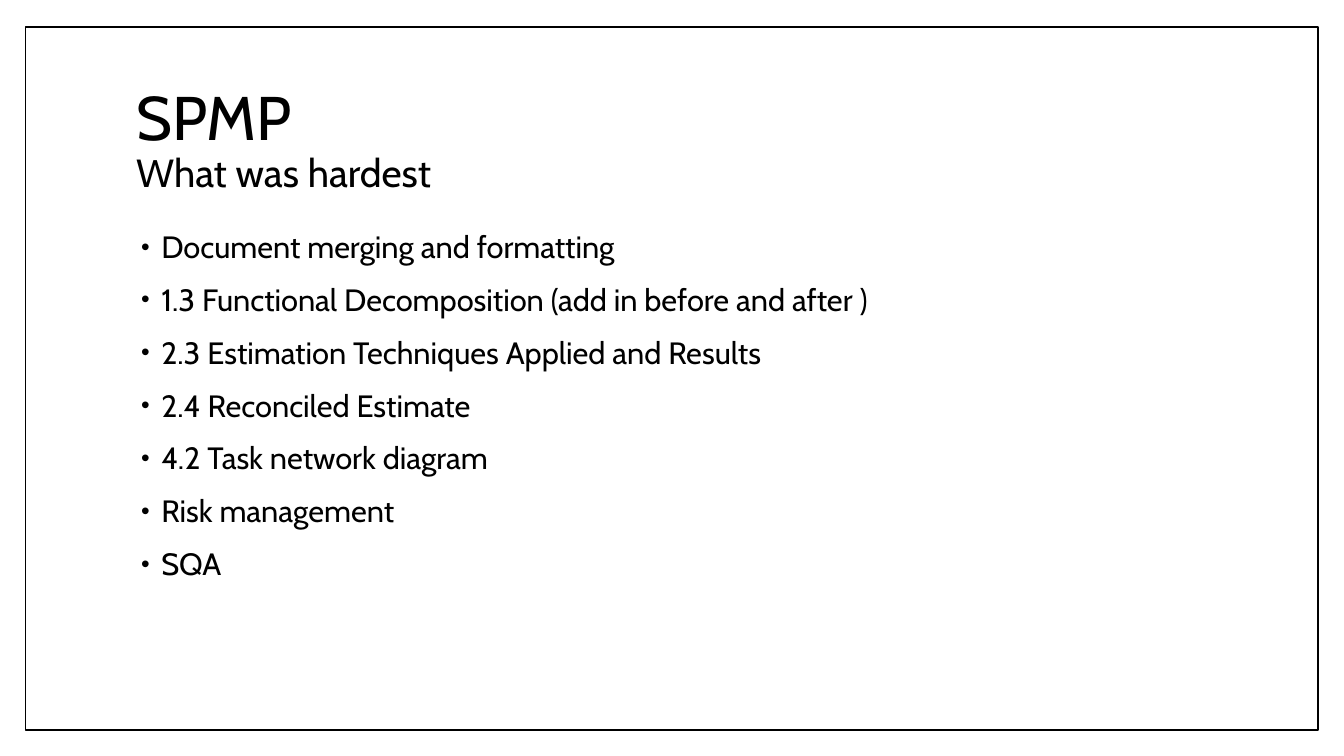
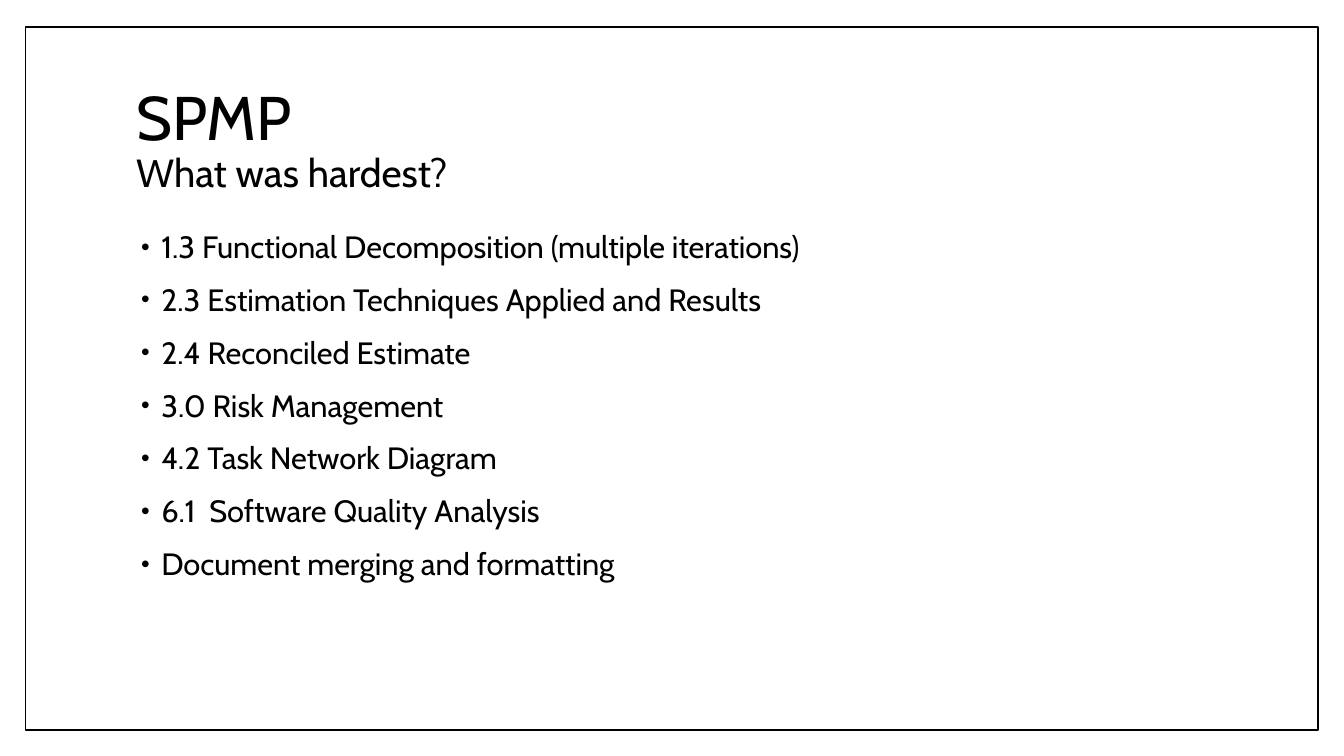
Before and after one commit to umdfeynman/umdfeynman, a slide deck: slide 17 of Work_In_Progress/CS/SPMP_Presentation_Erik_Modified.pptx. Drawn at 1344x756 pixels with LibreOffice and Linux fonts; fonts in the diff are those of the drawing. Boxes give left, top, right and bottom in pixels: in the first picture for what was removed or moved away, otherwise in the second. Text is boxed around its words. In the diff, an @@ line names an element or a change of style, - is before the commit and + after.

```diff
--- a/Work_In_Progress/CS/SPMP_Presentation_Erik_Modified.pptx
+++ b/Work_In_Progress/CS/SPMP_Presentation_Erik_Modified.pptx
@@ title at bbox=[136, 96, 448, 188]: text changed @@
-SPMP
-What was hardest
+SPMP
+What was hardest?
@@ text at bbox=[161, 235, 799, 265]: text changed @@
-• Document merging and formatting
-• 1.3 Functional Decomposition (add in before and after )
+• 1.3 Functional Decomposition (multiple iterations)
@@ text at bbox=[161, 394, 615, 582]: text changed @@
-• 4.2 Task network diagram
-• Risk management
-• SQA
+• 3.0 Risk Management
+• 4.2 Task Network Diagram
+• 6.1 Software Quality Analysis
+• Document merging and formatting
```
Also in this commit, not shown: 17 other slides changed.
